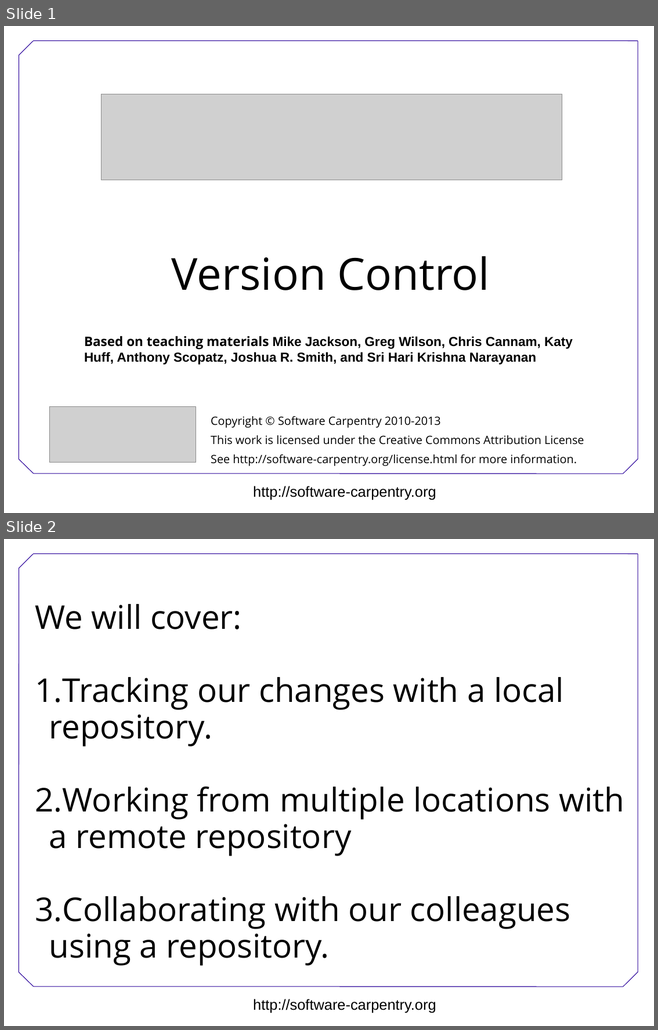
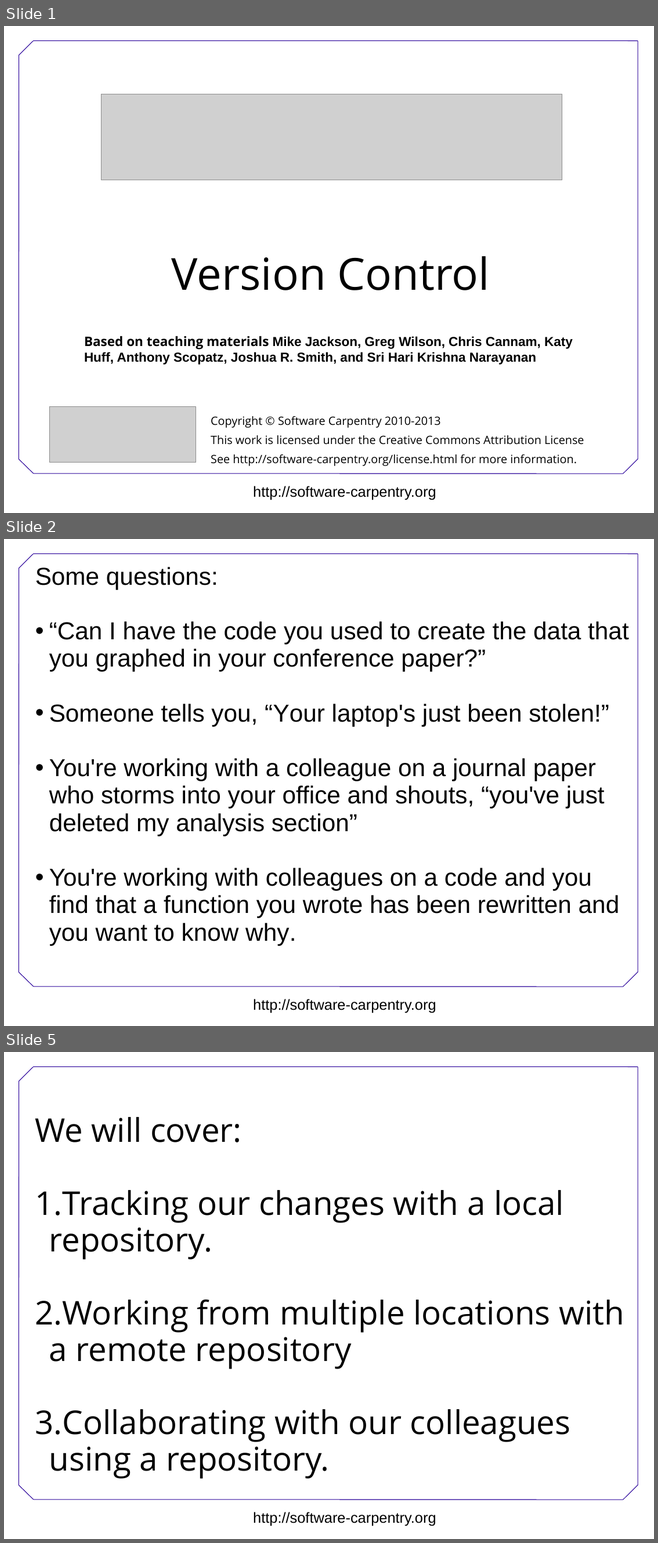
Before and after one commit to swcarpentry/DEPRECATED-boot-camps, a slide deck: version-control/Version-control.ppt. Shown one above the other, each under a label of ours: slides 1 and 2 before the commit, slides 1, 2 and 5 after it; the slides between them are not shown. The pictures are 658x1030 and 658x1543 pixels, drawn with LibreOffice and Linux fonts; fonts in the diff are those of the drawing; grey boxes stand for pictures; background and template pictures are left out. Boxes give left, top, right and bottom in pixels: in the first picture for what was removed or moved away, otherwise in the second. Text is boxed around its words. In the diff, an @@ line names an element or a change of style, - is before the commit and + after.

```diff
--- a/version-control/Version-control.ppt
+++ b/version-control/Version-control.ppt
@@ slide 2 added at (x1=4, y1=539, x2=654, y2=1026), background #FFFFFF; not listed: 8 template elements that a slide beside it also shows @@
@@ text added at (x1=35, y1=567, x2=629, y2=946), 30 pt, text #000000 @@
+Some questions:
+• “Can I have the code you used to create the data that you graphed in your conference paper?”
+• Someone tells you, “Your laptop's just been stolen!”
+• You're working with a colleague on a journal paper who storms into your office and shouts, “you've just deleted my analysis section”
+• You're working with colleagues on a code and you find that a function you wrote has been rewritten and you want to know why.
@@ what was slide 2 is now slide 5 @@
```
Also in this commit, not shown: 2 other slides added, 1 other file.
